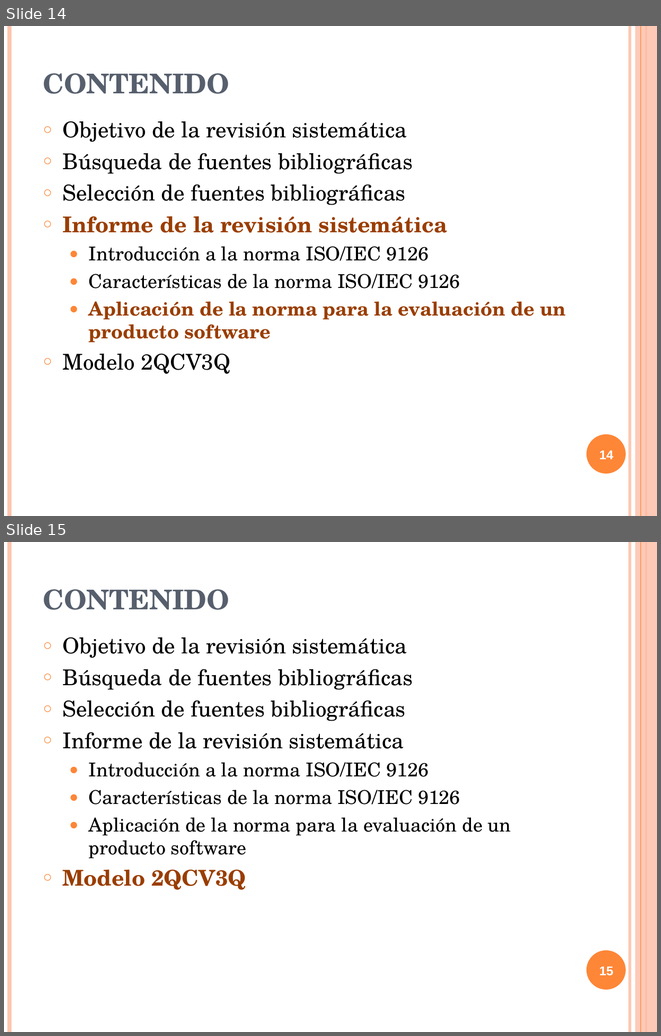
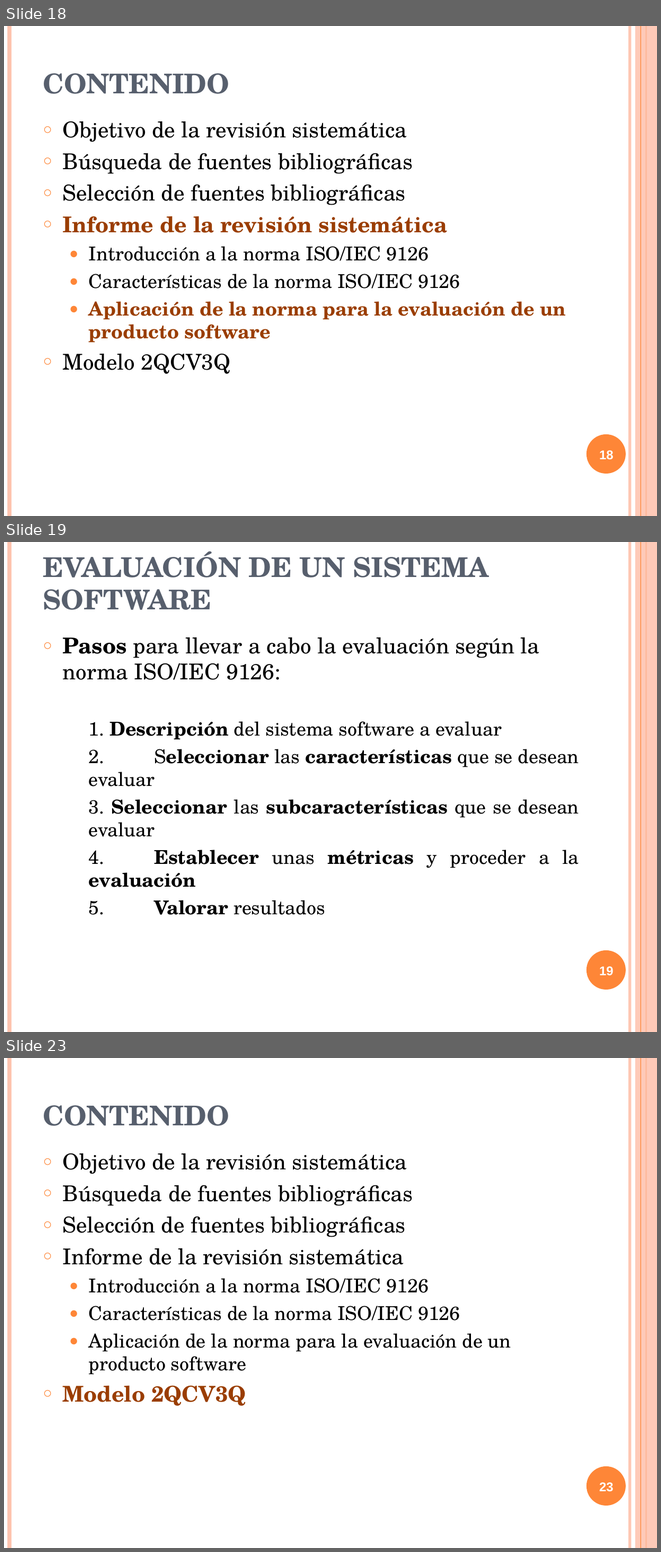
Before and after one commit to txedo/isi-auditoria, a slide deck: calidad/Trabajo/presentacion/presentacionCalidad.ppt. Shown one above the other, each under a label of ours: slides 14 and 15 before the commit, slides 18, 19 and 23 after it; the slides between them are not shown. The pictures are 661x1036 and 661x1552 pixels, drawn with LibreOffice and Linux fonts; fonts in the diff are those of the drawing. Boxes give left, top, right and bottom in pixels: in the first picture for what was removed or moved away, otherwise in the second. Text is boxed around its words. In the diff, an @@ line names an element or a change of style, - is before the commit and + after.

```diff
--- a/calidad/Trabajo/presentacion/presentacionCalidad.ppt
+++ b/calidad/Trabajo/presentacion/presentacionCalidad.ppt
@@ slide 19 added at (4, 542, 657, 1032), background #FFFFFF; not listed: 6 template elements that a slide beside it also shows @@
@@ title added at (43, 551, 489, 610), 30 pt, text #575F6D, bold @@
+EVALUACIÓN DE UN SISTEMA SOFTWARE
@@ text added at (62, 637, 579, 915), 21 pt, text #000000 @@
+○ Pasos para llevar a cabo la evaluación según la norma ISO/IEC 9126:
+  1. Descripción del sistema software a evaluar
+  2. Seleccionar las características que se desean evaluar
+  3. Seleccionar las subcaracterísticas que se desean evaluar
+  4. Establecer unas métricas y proceder a la evaluación
+  5. Valorar resultados
@@ page number added at (599, 966, 614, 976), 14 pt, text #FFFFFF, bold @@
+19
@@ what was slide 14 is now slide 18 @@
@@ page number at (599, 450, 614, 460): text changed @@
-14
+18
@@ what was slide 15 is now slide 23 @@
@@ page number at (599, 1482, 614, 1492): text changed @@
-15
+23
```
Also in this commit, not shown: 1 slide changed, 7 other slides added, 1 other file.
